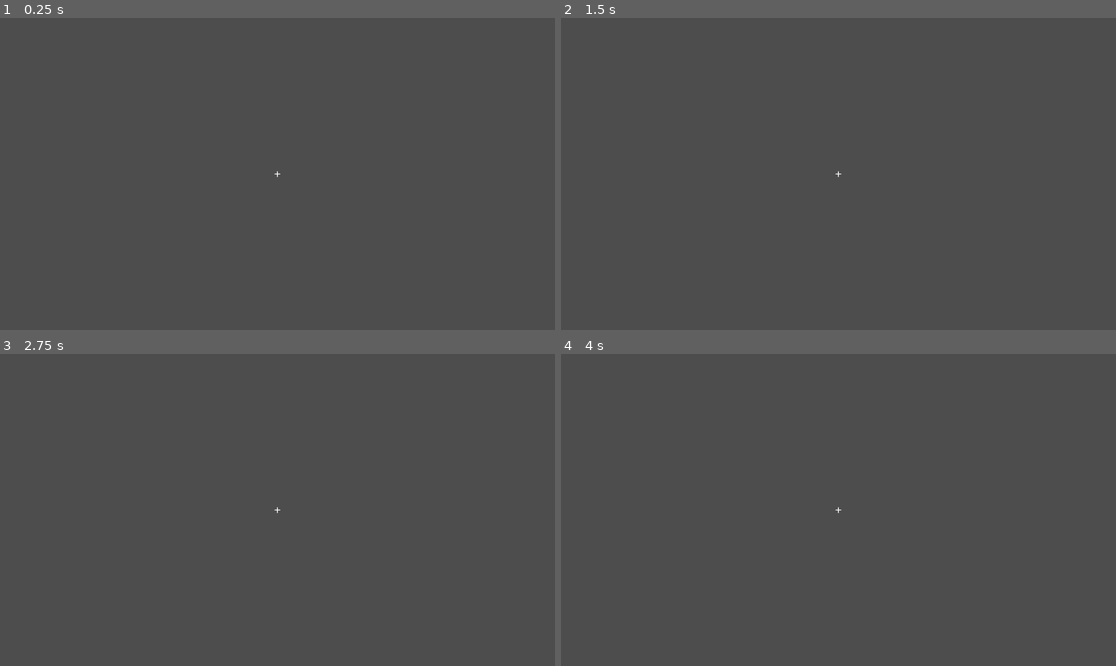
Above: before the commit, frames 1-4 (two rows, left to right).
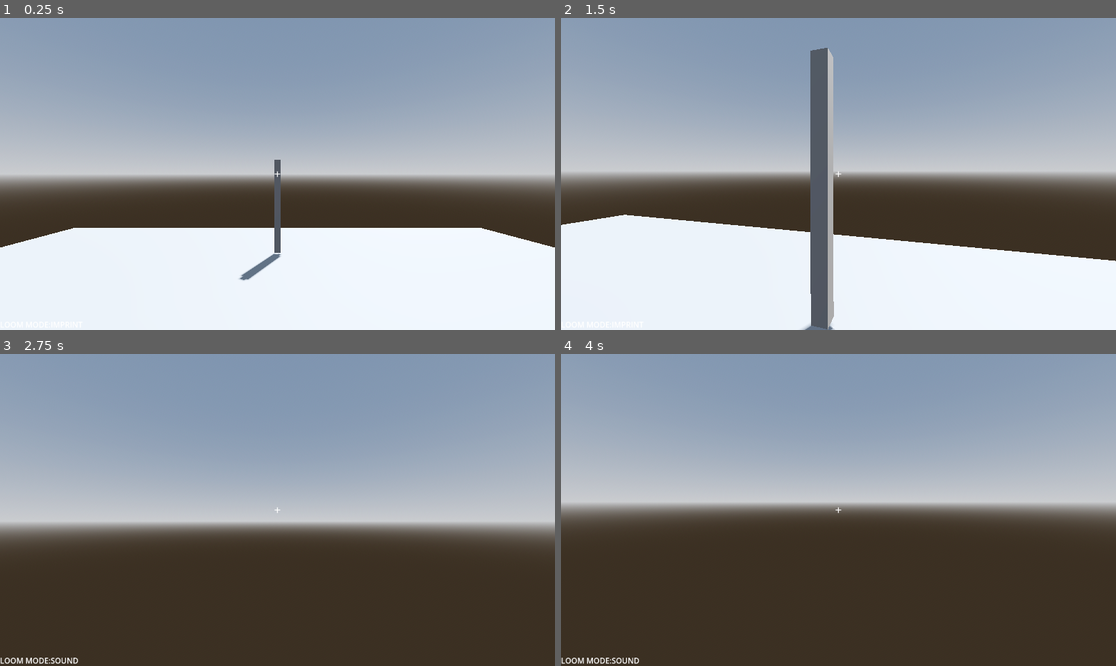
Above: after the commit, the same moments.

Repository: aahil-spec/the-null-archive
Game: Godot game, scene res://scenes/floors/greybox_room.tscn
The game is run twice, just before and just after one commit, with the same random seed, the same clock (stepped at 60 frames per second) and the same inputs. Before the commit the project starts from res://scenes/player/player.tscn.
Inputs (mouse positions are in pixels of both pictures, inside the frame that each line leads up to):
- Up to frame 1 (0.25 s): no input
- Up to frame 2 (1.5 s): tap Enter at 0.5 s; move the mouse to (866, 174) at 0.52 s; hold W (move_forward) from 0.53 s (still down); tap E (interact) at 0.6 s; tap Space (jump) at 0.77 s; tap Q (toggle_mode, bound only after the commit) at 0.8, 1.35 s; move the mouse to (810, 174) at 1.27 s
- Up to frame 3 (2.75 s): keep holding W (move_forward); tap Space (jump) at 1.52 s; tap E (interact) at 1.55, 2.1 s; move the mouse to (288, 503) at 2.02 s; tap Q (toggle_mode, bound only after the commit) at 2.3 s
- Up to frame 4 (4 s): keep holding W (move_forward); tap Space (jump) at 2.75, 3.02, 3.77 s; move the mouse to (832, 516) at 2.77 s; tap Q (toggle_mode, bound only after the commit) at 2.85, 3.8 s; tap E (interact) at 3.05 s; tap Enter at 3.5 s; move the mouse to (877, 513) at 3.52 s; tap Alt at 3.6 s

The runs differ from the first frame. In frame 1, 97% of the frame differs, in the area x 0-100%, y 0-100%; in frame 2, 95%; in frame 3, 97%; in frame 4, 97%.

Commit message:
added models and used them also made the mechanisms linked to each other and also fixed some bugs

Diff:
--- a/project.godot
+++ b/project.godot
@@ -11,7 +11,7 @@
 [application]
 
 config/name="The Null Archive"
-run/main_scene="uid://bnhtcoponp8f5"
+run/main_scene="uid://b6e7jcmc5l7vv"
 config/features=PackedStringArray("4.6", "Forward Plus")
 config/icon="res://icon.svg"
 
@@ -55,6 +55,11 @@
 "events": [Object(InputEventKey,"resource_local_to_scene":false,"resource_name":"","device":-1,"window_id":0,"alt_press …(192 unchanged characters)…
 ]
 }
+toggle_mode={
+"deadzone": 0.2,
+"events": [Object(InputEventKey,"resource_local_to_scene":false,"resource_name":"","device":-1,"window_id":0,"alt_pressed":false,"shift_pressed":false,"ctrl_pressed":false,"meta_pressed":false,"pressed":false,"keycode":0,"physical_keycode":81,"key_label":0,"unicode":113,"location":0,"echo":false,"script":null)
+]
+}
 
 [physics]
 
--- a/scenes/floors/greybox_room.tscn
+++ b/scenes/floors/greybox_room.tscn
@@ -5,6 +5,8 @@
 [ext_resource type="PackedScene" uid="uid://c7vfop7w3x2vn" path="res://scenes/interactables/burnt_fuse.tscn" id="4_o8o37"]
 [ext_resource type="PackedScene" uid="uid://dwfygwaxx8hp7" path="res://scenes/interactables/broken_terminal.tscn" id="5_fjojl"]
 [ext_resource type="Script" uid="uid://jaj75lkp0xa5" path="res://scripts/puzzles/projection.gd" id="5_o8o37"]
+[ext_resource type="PackedScene" uid="uid://kq1gtm25sa4i" path="res://scenes/interactables/machine.tscn" id="6_fjojl"]
+[ext_resource type="Script" uid="uid://bqtjgyjqlhbwj" path="res://scripts/investigation/clue.gd" id="7_1huuj"]
 
 [sub_resource type="ProceduralSkyMaterial" id="ProceduralSkyMaterial_4d2o8"]
 sky_horizon_color = Color(0.66224277, 0.6717428, 0.6867428, 1)
@@ -22,6 +24,9 @@
 [sub_resource type="StandardMaterial3D" id="StandardMaterial3D_b62s7"]
 transparency = 1
 albedo_color = Color(1, 1, 1, 0.2)
+
+[sub_resource type="BoxShape3D" id="BoxShape3D_fjojl"]
+size = Vector3(0.2, 3, 0.2)
 
 [node name="GreyboxRoom" type="Node3D" unique_id=1544242498]
 
@@ -41,13 +46,13 @@
 
 [node name="LoomUI" parent="." unique_id=791361195 instance=ExtResource("3_eqfu2")]
 
-[node name="GhostProjection" type="CSGSphere3D" parent="." unique_id=1268505562 node_paths=PackedStringArray("exit_door")]
+[node name="GhostProjection" type="CSGSphere3D" parent="." unique_id=1268505562 node_paths=PackedStringArray("target_machine")]
 transform = Transform3D(1, 0, 0, 0, 1, 0, 0, 0, 1, -1.646678, 0.87150574, 3.170855)
 visible = false
 use_collision = true
 material = SubResource("StandardMaterial3D_b62s7")
 script = ExtResource("5_o8o37")
-exit_door = NodePath("../ExitDoor")
+target_machine = NodePath("../Machine")
 
 [node name="ExitDoor" type="CSGBox3D" parent="." unique_id=1573206546]
 transform = Transform3D(1, 0, 0, 0, 1, 0, 0, 0, 1, 0, 2.0717041, 9.457155)
@@ -59,3 +64,19 @@
 
 [node name="BrokenTerminal" parent="." unique_id=1862685576 instance=ExtResource("5_fjojl")]
 transform = Transform3D(1, 0, 0, 0, 1, 0, 0, 0, 1, -2.0027313, 0.5994865, 0)
+
+[node name="Machine" parent="." unique_id=1573396269 node_paths=PackedStringArray("exit_door") instance=ExtResource("6_fjojl")]
+transform = Transform3D(1, 0, 0, 0, 1, 0, 0, 0, 1, 2.085694, 1.7929935, 0)
+exit_door = NodePath("../ExitDoor")
+
+[node name="Pipe" type="StaticBody3D" parent="." unique_id=26012141]
+transform = Transform3D(1, 0, 0, 0, 1, 0, 0, 0, 1, 0, 2.1022954, -6.660034)
+script = ExtResource("7_1huuj")
+clue_type = "Sound"
+clue_name = "Three Mechanical Clicks"
+
+[node name="CSGBox3D" type="CSGBox3D" parent="Pipe" unique_id=670968130]
+size = Vector3(0.2, 3, 0.2)
+
+[node name="CollisionShape3D" type="CollisionShape3D" parent="Pipe" unique_id=470997737]
+shape = SubResource("BoxShape3D_fjojl")
--- /dev/null
+++ b/scenes/interactables/machine.tscn
@@ -0,0 +1,13 @@
+[gd_scene format=3 uid="uid://kq1gtm25sa4i"]
+
+[ext_resource type="Script" uid="uid://lqp67hh883qb" path="res://scripts/puzzles/machine.gd" id="1_q4tad"]
+
+[sub_resource type="BoxShape3D" id="BoxShape3D_4a4bd"]
+
+[node name="Machine" type="StaticBody3D" unique_id=1573396269]
+script = ExtResource("1_q4tad")
+
+[node name="CSGBox3D" type="CSGBox3D" parent="." unique_id=1366315090]
+
+[node name="CollisionShape3D" type="CollisionShape3D" parent="." unique_id=1232161780]
+shape = SubResource("BoxShape3D_4a4bd")
--- a/scenes/player/player.tscn
+++ b/scenes/player/player.tscn
@@ -50,3 +50,26 @@
 grow_horizontal = 2
 grow_vertical = 0
 metadata/_edit_use_anchors_ = true
+
+[node name="ActionPrompt" type="Label" parent="HUD" unique_id=1230977913]
+anchors_preset = 8
+anchor_left = 0.5
+anchor_top = 0.5
+anchor_right = 0.5
+anchor_bottom = 0.5
+offset_left = -17.0
+offset_top = 9.0
+offset_right = 23.0
+offset_bottom = 32.0
+grow_horizontal = 2
+grow_vertical = 2
+metadata/_edit_use_anchors_ = true
+
+[node name="ModeDisplay" type="Label" parent="HUD" unique_id=1583091606]
+anchors_preset = 2
+anchor_top = 1.0
+anchor_bottom = 1.0
+offset_top = -23.0
+offset_right = 40.0
+grow_vertical = 0
+metadata/_edit_use_anchors_ = true
--- a/scripts/core/player.gd
+++ b/scripts/core/player.gd
@@ -9,12 +9,19 @@
 @onready var raycast=$Head/Camera3D/RayCast3D
 @onready var crosshair=$HUD/Crosshair
 @onready var message=$HUD/Message
+@onready var action_prompt=$HUD/ActionPrompt
+@onready var mode_display=$HUD/ModeDisplay
 
+var tool_mode:String="Imprint"
 func _ready():
 	Input.mouse_mode=Input.MOUSE_MODE_CAPTURED
-	hide()
 func _unhandled_input(event):
-	if event is InputEventMouseMotion:
+	if Input.is_action_just_pressed("ui_cancel"):
+		if Input.mouse_mode==Input.MOUSE_MODE_CAPTURED:
+			Input.mouse_mode=Input.MOUSE_MODE_VISIBLE
+		else:
+			Input.mouse_mode=Input.MOUSE_MODE_CAPTURED
+	if event is InputEventMouseMotion and Input.mouse_mode==Input.MOUSE_MODE_CAPTURED:
 		rotate_y(-event.relative.x*0.005)
 		head.rotate_x(-event.relative.y*0.005)
 		head.rotation.x=clamp(head.rotation.x,deg_to_rad(-80),deg_to_rad(80))
@@ -36,14 +43,27 @@
 	move_and_slide()
 @warning_ignore("unused_parameter")
 func _process(delta):
-	crosshair.text="+"
+	if Input.is_action_just_pressed("toggle_mode"):
+		if tool_mode=="Imprint":
+			tool_mode="Sound"
+		else:
+			tool_mode="Imprint"
+	mode_display.text="LOOM MODE:" +tool_mode.to_upper()
+	action_prompt.text=""
 	if raycast.is_colliding():
 		var target=raycast.get_collider()
 		if target.has_method("interact"):
-			crosshair.text="[E] Interact"
-			if Input.is_action_just_pressed("interact"):
-				if "clue_name" in target:
-					message.text="SCAN IMPRINT:"+target.clue_name
+			if "clue_type" in target:
+				if target.clue_type==tool_mode:
+					action_prompt.text="[E] Scan " + target.clue_type
+					if Input.is_action_just_pressed("interact"):
+						message.text="EXTRACTED"  + target.clue_type.to_upper()+ ": " + target.clue_name
+						target.interact()
 				else:
-					message.text="GHOST SWITCH ACTIVATED"
-				target.interact()
+					action_prompt.text= "(Requires " + target.clue_type + " Mode)"
+			else:
+				action_prompt.text ="[E] Interact"
+				if Input.is_action_just_pressed("interact"):
+					var response = target.interact()
+					if response is String:
+						message.text=response
--- a/scripts/investigation/clue.gd
+++ b/scripts/investigation/clue.gd
@@ -1,4 +1,5 @@
 extends StaticBody3D
+@export_enum("Imprint","Sound") var clue_type:String="Imprint"
 
 @export var clue_name:String="Broken Terminal"
 var has_been_scanned:bool=false
--- /dev/null
+++ b/scripts/puzzles/machine.gd
@@ -0,0 +1,23 @@
+extends StaticBody3D
+
+
+@export var exit_door:Node3D
+var is_powered:bool=false
+var current_stage:int=0
+
+func power_on():
+	is_powered=true
+
+func interact():
+	if not is_powered:
+		return "ERROR: NO POWER> REQUIRES CASUAL ANCHOR."
+
+	if current_stage<3:
+		current_stage+=1
+
+		if current_stage==3:
+			if exit_door!=null:
+				exit_door.queue_free()
+			return "ALL STAGES LINKED. DOOR OPENED."
+		return "MACHINE STAGE " + str(current_stage) + " ACTIVATED."
+	return "MACHINE ALREADY ACTIVE."
--- a/scripts/puzzles/projection.gd
+++ b/scripts/puzzles/projection.gd
@@ -1,5 +1,5 @@
 extends CSGSphere3D
-@export var exit_door:Node3D
+@export var target_machine:Node3D
 func _ready():
 	hide()
 	InvestigationManager.puzzle_solved.connect(reveal_projection)
@@ -8,6 +8,8 @@
 	show()
 
 func interact():
-	if visible and exit_door !=null:
-		exit_door.queue_free()
+	if visible and target_machine !=null:
+		target_machine.power_on()
 		queue_free()
+		return "POWER ROUTED TO MACHINE."
+	return ""
Not shown, added: scripts/puzzles/machine.gd.uid
